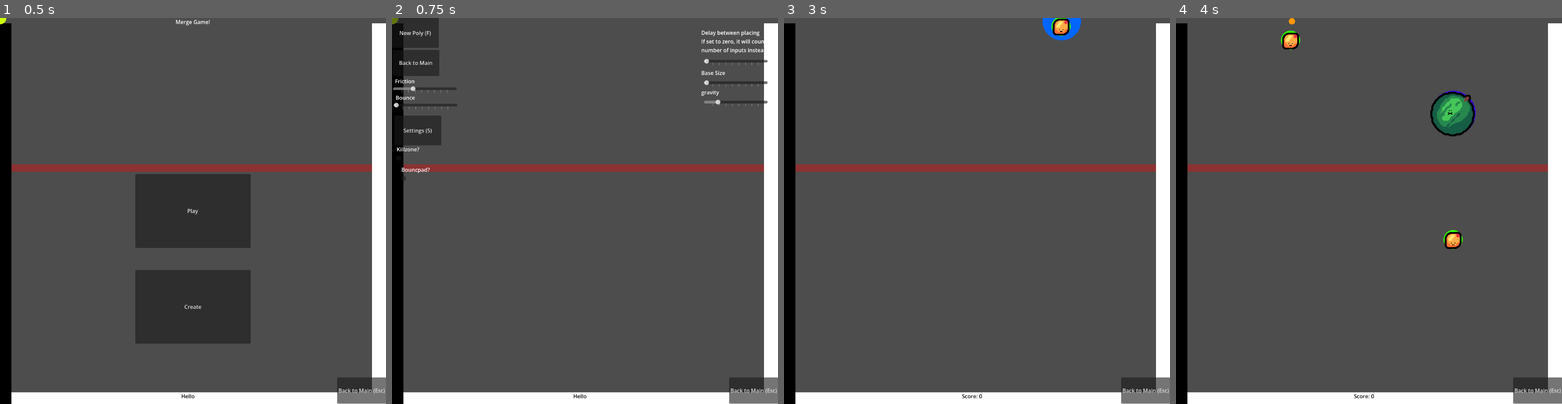
Above: before the commit, frames 1-4 (left to right).
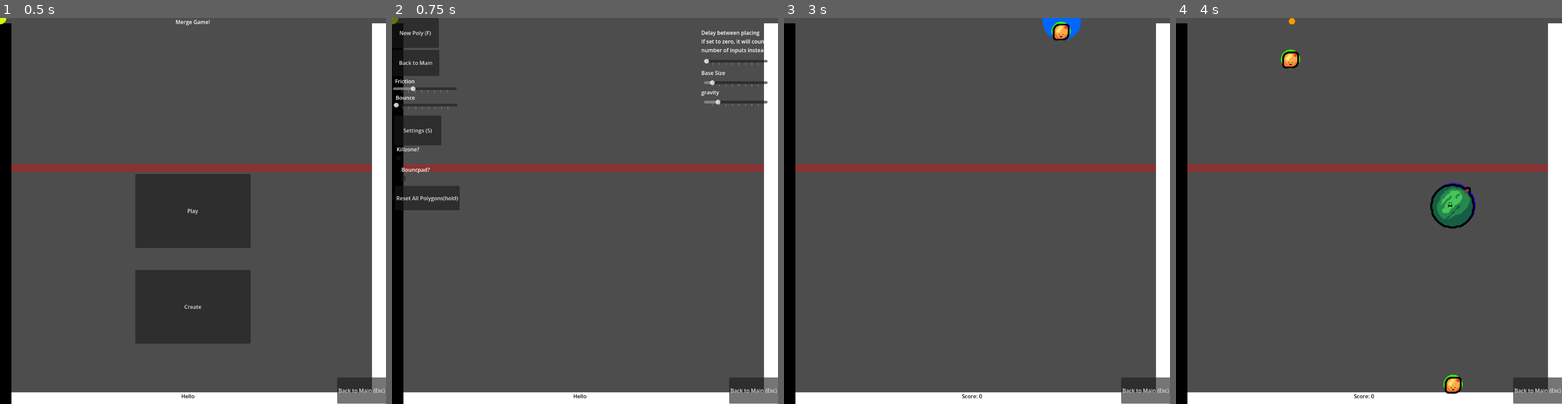
Above: after the commit, the same moments.

Repository: tkscs/project-4-make-a-game-unsteadyapp
Game: Godot game, scene res://main.tscn
Two runs of this game, one before a commit and one after it. Both use one fixed random seed, a clock stepped at 60 frames per second and the inputs below.
Inputs (mouse positions are in pixels of both pictures, inside the frame that each line leads up to):
- Up to frame 1 (0.5 s): no input
- Up to frame 2 (0.75 s): click "Create" at 0.5 s
- Up to frame 3 (3 s): click "Back to Main (Esc)" at 1.25 s; click "Play" at 2 s; tap Enter at 2.75 s; move the mouse to (1061, 191) at 2.77 s; press the mouse at (1061, 191) at 2.78 s
- Up to frame 4 (4 s): move the mouse to (1291, 230) at 3.52 s; release the mouse at (1291, 230) at 3.53 s; click (1291, 230) at 3.6 s

Frame 1 is identical in both runs. In frame 2, 0.9% of the frame differs, in the area x 1-84%, y 16-50%; in frame 3, 0.2%; in frame 4, 3.0%, in the area x 27-78%, y 3-98%.

Commit message:
slightchanges

Diff:
--- a/autoload.gd
+++ b/autoload.gd
@@ -6,7 +6,7 @@
 var allCircle = true
 var state = "main"
 signal gameOver
-var gravity =1
+var gravity = 2
 var maxSpawnRate:float = 0.4
 var clamps = [Vector2(0,0),Vector2(0,0)]
 # Called when the node enters the scene tree for the first time.
--- a/bouncepad.tscn
+++ b/bouncepad.tscn
@@ -9,5 +9,6 @@
 [node name="collision" type="CollisionPolygon2D" parent="." unique_id=763287399]
 
 [node name="poly" type="Polygon2D" parent="." unique_id=437028178]
+color = Color(1, 0, 1, 1)
 
 [connection signal="body_entered" from="." to="." method="_on_body_entered"]
--- /dev/null
+++ b/obstacle.gd
@@ -0,0 +1,12 @@
+extends StaticBody2D
+var LineColor: Color
+
+# Called when the node enters the scene tree for the first time.
+func _ready() -> void:
+	$poly/Line.points = $poly.polygon + PackedVector2Array([$poly.polygon[0]])
+
+
+
+# Called every frame. 'delta' is the elapsed time since the previous frame.
+func _process(delta: float) -> void:
+	pass
--- a/obstacle.tscn
+++ b/obstacle.tscn
@@ -1,10 +1,16 @@
 [gd_scene format=3 uid="uid://drr2q3ym3e4mi"]
+
+[ext_resource type="Script" uid="uid://dbmxj44bb75ig" path="res://obstacle.gd" id="1_sl1jc"]
 
 [sub_resource type="PhysicsMaterial" id="PhysicsMaterial_qcbvg"]
 
 [node name="obstacle" type="StaticBody2D" unique_id=987890769]
 physics_material_override = SubResource("PhysicsMaterial_qcbvg")
+script = ExtResource("1_sl1jc")
 
 [node name="collision" type="CollisionPolygon2D" parent="." unique_id=763287399]
 
 [node name="poly" type="Polygon2D" parent="." unique_id=437028178]
+
+[node name="Line" type="Line2D" parent="poly" unique_id=1904518748]
+default_color = Color(0.7862727, 0.8376538, 0.9622758, 1)
--- a/ui_create.gd
+++ b/ui_create.gd
@@ -1,5 +1,5 @@
 extends Node2D
-
+var allCollisionObj = []
 var drawing = false
 var polygon = []
 # Called when the node enters the scene tree for the first time.
@@ -11,9 +11,18 @@
 		show()
 	else:
 		hide()
+var timerReset = 0
 # Called every frame. 'delta' is the elapsed time since the previous frame.
 func _process(delta: float) -> void:
 	if(Input.is_action_just_pressed("click") and Autoload.state == "create"):
+		if($S/Reset.button_pressed == true):
+			timerReset += delta
+			if(timerReset > 2):
+				for i in allCollisionObj:
+					i.queue_free()
+		else:
+			timerReset  = 0
+
 		if(drawing):
 			var mousePos = get_viewport().get_mouse_position()
 			polygon.append(mousePos)
@@ -50,6 +59,7 @@
 				polygonIs.polygon = polygon
 				collisionShape.polygon = polygon
 				polygon = []
+				allCollisionObj.append(staticBody)
 				Autoload.spawn.emit(staticBody)
 				queue_redraw()
 				#queue_redraw()
@@ -84,3 +94,7 @@
 
 func _on_gravity_slider_drag_ended(value_changed: bool) -> void:
 	Autoload.gravity = $S/GravitySlider.value
+
+
+func _on_base_size_drag_ended(value_changed: bool) -> void:
+	Autoload.ogsize = $S/BaseSize.value
--- a/ui_create.tscn
+++ b/ui_create.tscn
@@ -137,18 +137,18 @@
 If set to zero, it will count number of inputs instead"
 autowrap_mode = 3
 
-[node name="SpawnTime" type="HSlider" parent="S" unique_id=115038837]
+[node name="BaseSize" type="HSlider" parent="S" unique_id=115038837]
 offset_left = 931.0
 offset_top = 185.0
 offset_right = 1121.0
 offset_bottom = 201.0
-min_value = 1.0
+min_value = 0.001
 max_value = 10.0
-step = 0.01
-value = 1.0
+step = 0.001
+value = 1.001
 tick_count = 10
 
-[node name="Time" type="Label" parent="S/SpawnTime" unique_id=1861163026]
+[node name="Time" type="Label" parent="S/BaseSize" unique_id=1861163026]
 layout_mode = 0
 offset_left = -8.0
 offset_top = -33.0
@@ -177,9 +177,16 @@
 text = "gravity"
 autowrap_mode = 3
 
+[node name="Reset" type="Button" parent="S" unique_id=639096421]
+offset_left = 9.0
+offset_top = 501.0
+offset_right = 202.0
+offset_bottom = 574.0
+text = "Reset All Polygons(hold)"
+
 [connection signal="pressed" from="add polygon" to="." method="_on_button_pressed"]
 [connection signal="pressed" from="settings" to="." method="_on_settings_pressed"]
 [connection signal="pressed" from="Back" to="." method="_on_back_pressed"]
 [connection signal="drag_ended" from="S/Time" to="." method="_on_time_drag_ended"]
-[connection signal="drag_ended" from="S/SpawnTime" to="." method="_on_time_drag_ended"]
+[connection signal="drag_ended" from="S/BaseSize" to="." method="_on_base_size_drag_ended"]
 [connection signal="drag_ended" from="S/GravitySlider" to="." method="_on_gravity_slider_drag_ended"]
Not shown, added: obstacle.gd.uid
